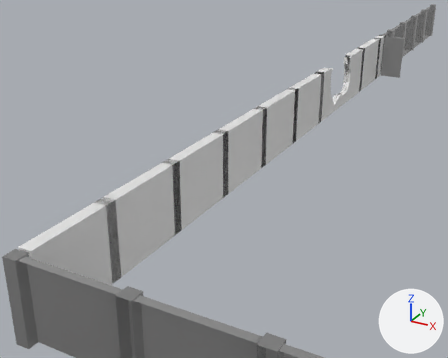
The Blender file assets/units/pd2_mod_hwu/architecture/warehouse/ext_warehouse_wall_fence.blend as it was, and as the next commit left it.
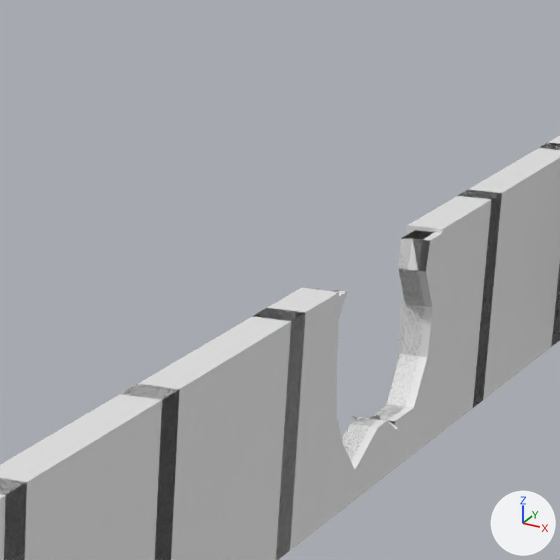
The first picture shows the older version from a 50 mm camera at (-35.4, -46.6, 12.1) aimed at (-50.1, -19.9, -1.2). The close-ups show both versions on the part from 58% to 84% of the width and 2% to 34% of the height of that picture; other places that the commit changed are outside them. Arrows for +X, +Y and +Z are at lower right; the lights stay in place.

Names of what the first close-up shows: 'c_box_04', 'c_box_06', 'c_mesh_mopp_01', 'g_broken', 'g_g'.
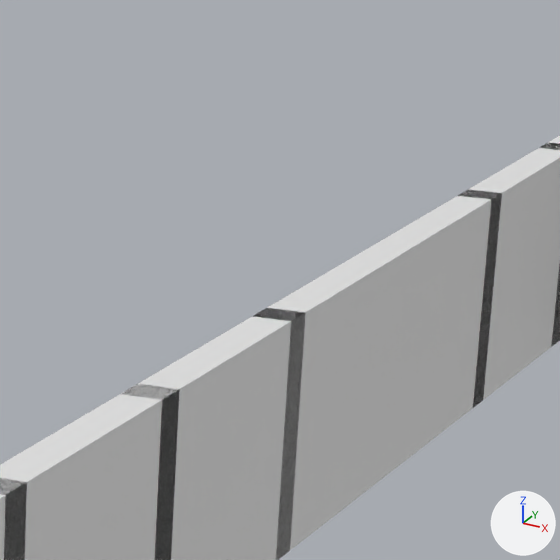
The change in detail:
Object 'c_box_07' (ob_c_box_07) is now shown.

Where the change shows, as pixel boxes (x1, y1, x2, y2) in the close-ups (560 x 560 px):
'c_box_07', shown: after (301, 225, 443, 469)
